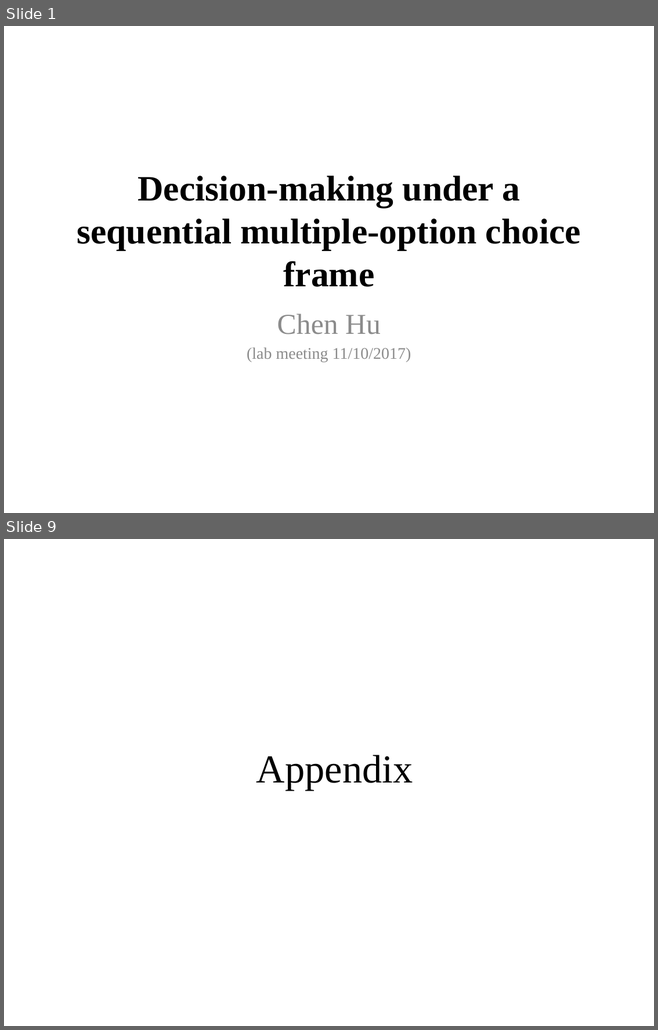
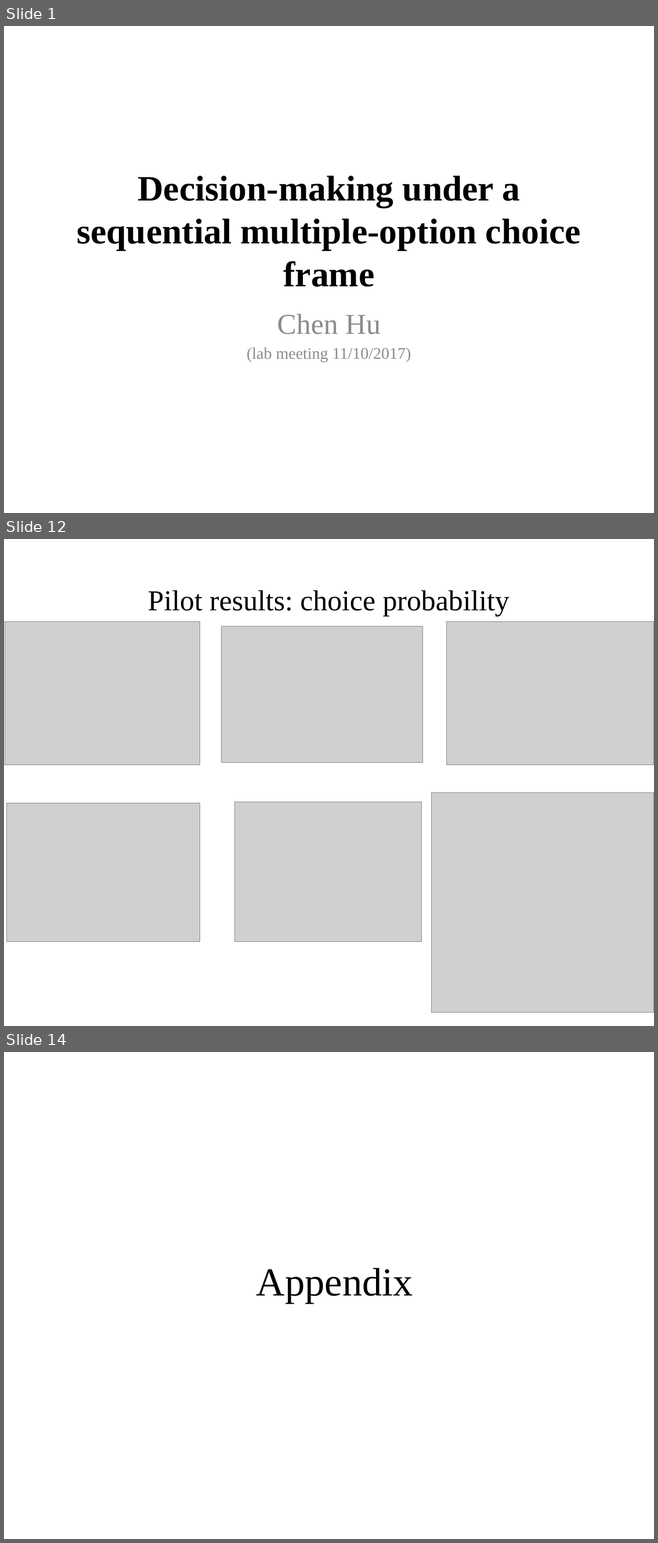
Before and after one commit to imemoof/-sdm, a slide deck: Lab_meeting1110.pptx. Shown one above the other, each under a label of ours: slides 1 and 9 before the commit, slides 1, 12 and 14 after it; the slides between them are not shown. The pictures are 658x1030 and 658x1543 pixels, drawn with LibreOffice and Linux fonts; fonts in the diff are those of the drawing; grey boxes stand for pictures. Boxes give left, top, right and bottom in pixels: in the first picture for what was removed or moved away, otherwise in the second. Text is boxed around its words. In the diff, an @@ line names an element or a change of style, - is before the commit and + after.

```diff
--- a/Lab_meeting1110.pptx
+++ b/Lab_meeting1110.pptx
@@ slide 12 added at [4,539,654,1026], background #FFFFFF @@
@@ title added at [148,590,509,616], 32 pt, text #000000 @@
+Pilot results: choice probability
@@ picture added at [5,622,199,765] @@
@@ picture added at [447,622,654,765] @@
@@ picture added at [221,627,423,763] @@
@@ picture added at [431,793,654,1013] @@
@@ picture added at [6,803,199,941] @@
@@ picture added at [235,802,422,942] @@
@@ what was slide 9 is now slide 14 @@
```
Also in this commit, not shown: 4 slides changed, 7 other slides added, 2 slides removed, 36 other files.
